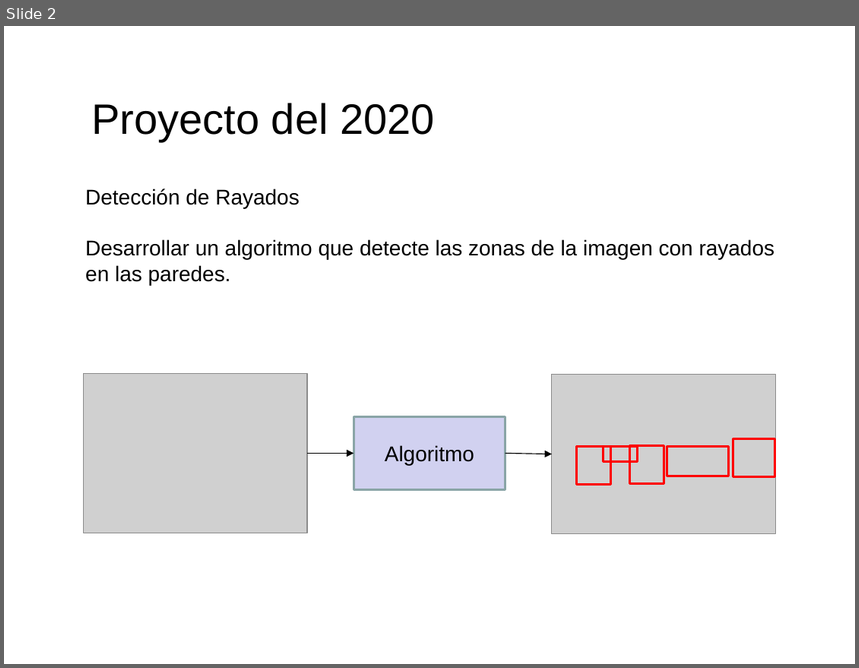
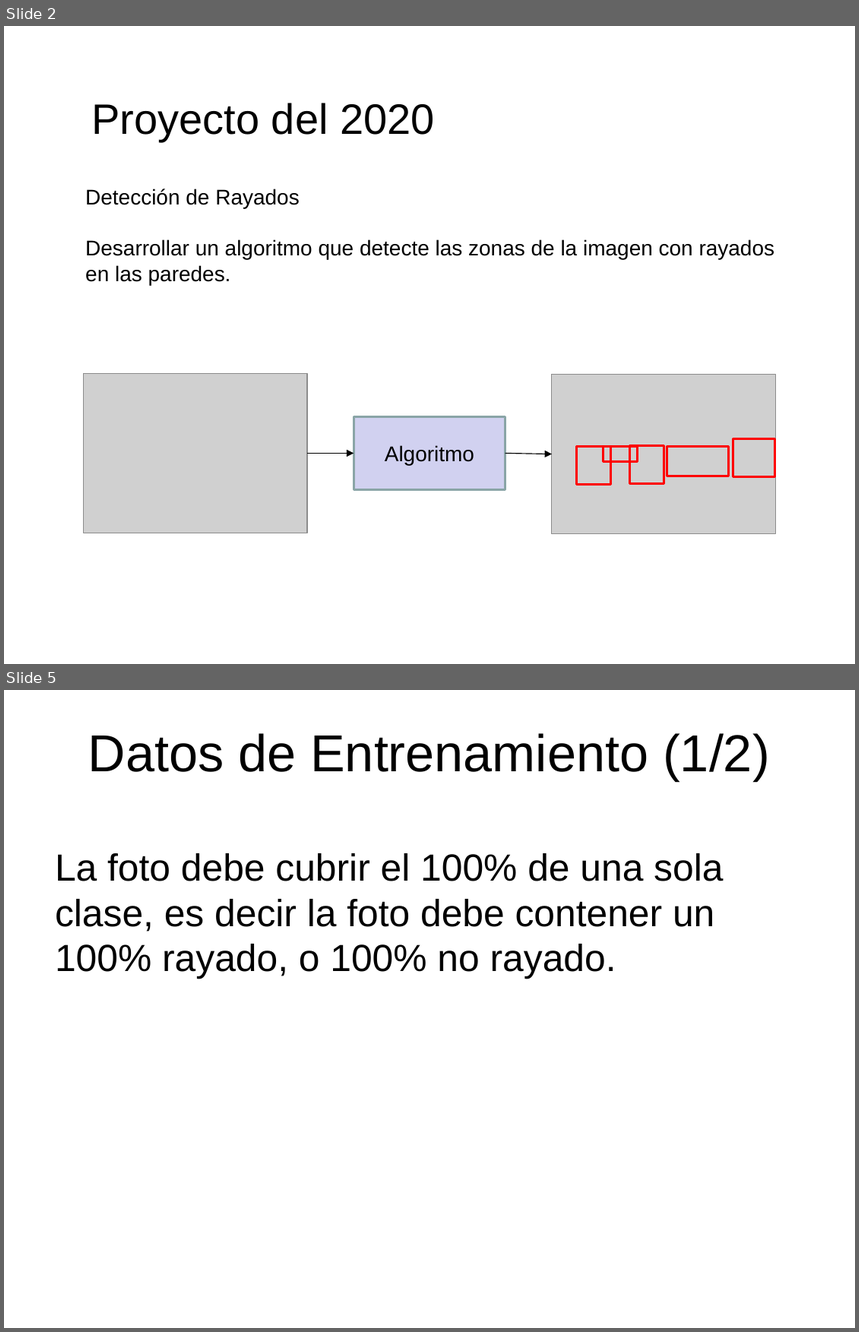
Before and after one commit to domingomery/patrones, a slide deck: clases/Cap00_Lineas_Generales/program/PAT00_Proyecto.pptx. Shown one above the other, each under a label of ours: slide 2 before the commit, slides 2 and 5 after it; the slides between them are not shown. The pictures are 859x668 and 859x1332 pixels, drawn with LibreOffice and Linux fonts; fonts in the diff are those of the drawing; grey boxes stand for pictures. Boxes give left, top, right and bottom in pixels: in the first picture for what was removed or moved away, otherwise in the second. Text is boxed around its words. In the diff, an @@ line names an element or a change of style, - is before the commit and + after.

```diff
--- a/clases/Cap00_Lineas_Generales/program/PAT00_Proyecto.pptx
+++ b/clases/Cap00_Lineas_Generales/program/PAT00_Proyecto.pptx
@@ slide 5 added at (4, 690, 855, 1328), background #FFFFFF @@
@@ title added at (88, 733, 770, 781), 44 pt, text #000000 @@
+Datos de Entrenamiento (1/2)
@@ text added at (55, 853, 723, 980), 32 pt, text #000000 @@
+La foto debe cubrir el 100% de una sola clase, es decir la foto debe contener un 100% rayado, o 100% no rayado.
```
Also in this commit, not shown: 21 other slides added, 5 other files.
